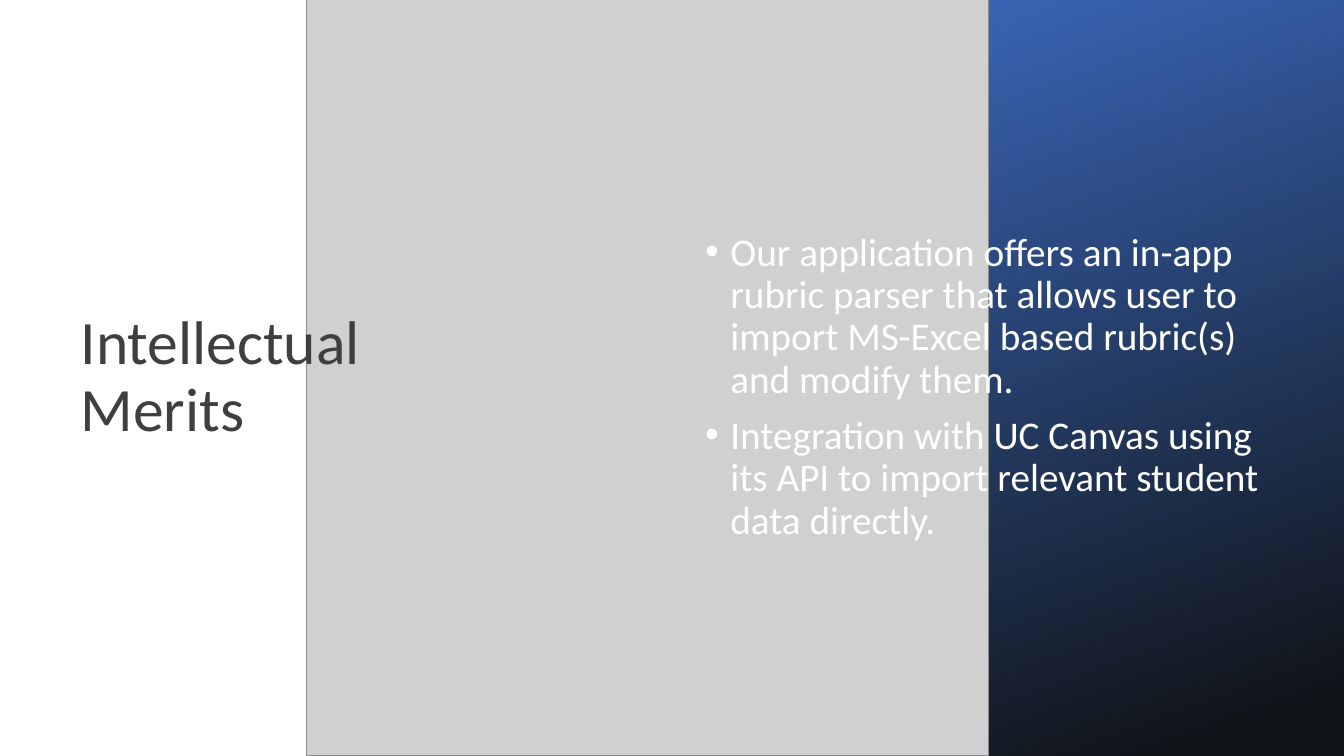
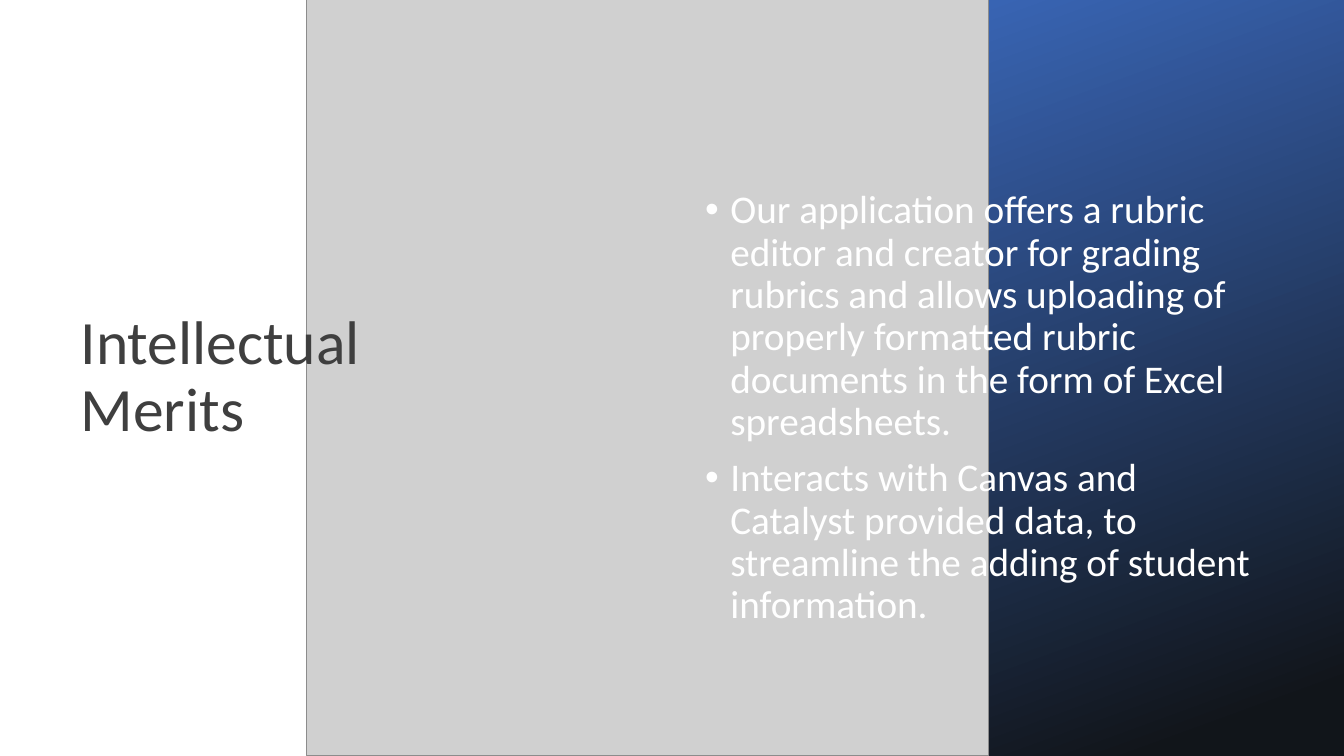
Before and after one commit to powermad80/web-rubric, a slide deck: slide 4 of Slide Deck SP2021.pptx. Drawn at 1344x756 pixels with LibreOffice and Linux fonts; fonts in the diff are those of the drawing; grey boxes stand for pictures. Boxes give left, top, right and bottom in pixels: in the first picture for what was removed or moved away, otherwise in the second. Text is boxed around its words. In the diff, an @@ line names an element or a change of style, - is before the commit and + after.

Commit message:
Revised Final Slide-deck

```diff
--- a/Slide Deck SP2021.pptx
+++ b/Slide Deck SP2021.pptx
@@ text at (730, 190, 1250, 618): text changed @@
-• Our application offers an in-app rubric parser that allows user to import MS-Excel based rubric(s) and modify them.
-• Integration with UC Canvas using its API to import relevant student data directly.
+• Our application offers a rubric editor and creator for grading rubrics and allows uploading of properly formatted rubric documents in the form of Excel spreadsheets.
+• Interacts with Canvas and Catalyst provided data, to streamline the adding of student information.
```
